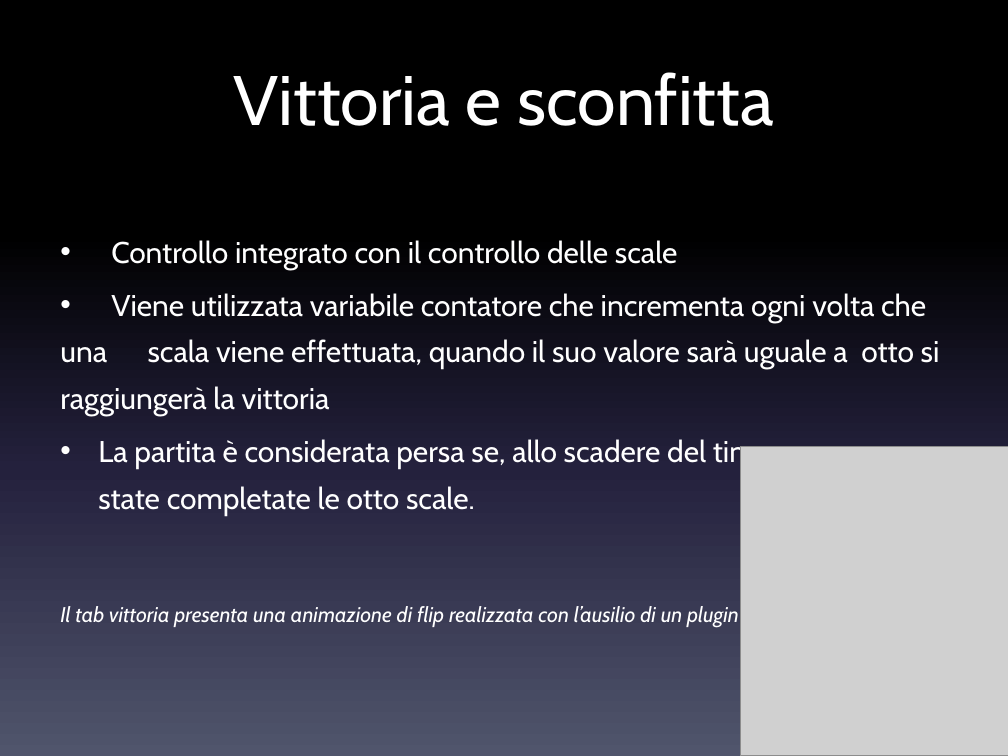
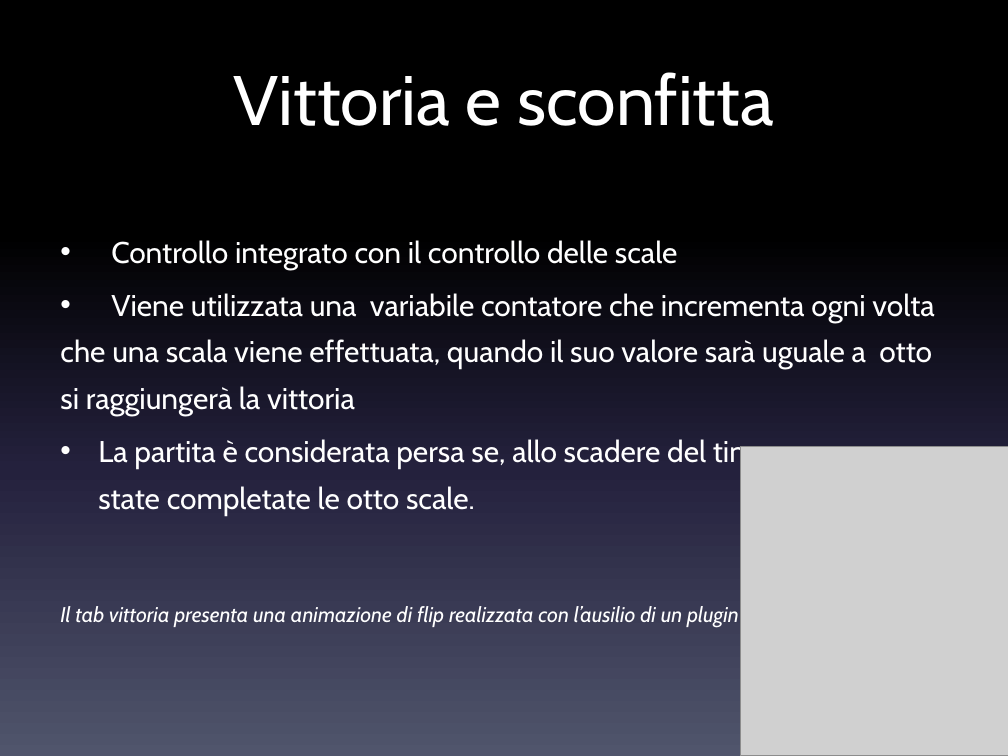
Before and after one commit to danielegenta/ProjectTPSI_Spider, a slide deck: slide 12 of Presentazione_Spider.pptx. Drawn at 1008x756 pixels with LibreOffice and Linux fonts; fonts in the diff are those of the drawing; grey boxes stand for pictures. Boxes give left, top, right and bottom in pixels: in the first picture for what was removed or moved away, otherwise in the second. Text is boxed around its words. In the diff, an @@ line names an element or a change of style, - is before the commit and + after.

```diff
--- a/Presentazione_Spider.pptx
+++ b/Presentazione_Spider.pptx
@@ text at <box>60,293,934,416</box>: text changed @@
-• Viene utilizzata variabile contatore che incrementa ogni volta che una scala viene effettuata, quando il suo valore sarà uguale a otto si raggiungerà la vittoria
+• Viene utilizzata una variabile contatore che incrementa ogni volta che una scala viene effettuata, quando il suo valore sarà uguale a otto si raggiungerà la vittoria
```
Also in this commit, not shown: 9 other slides changed, 8 other files.
